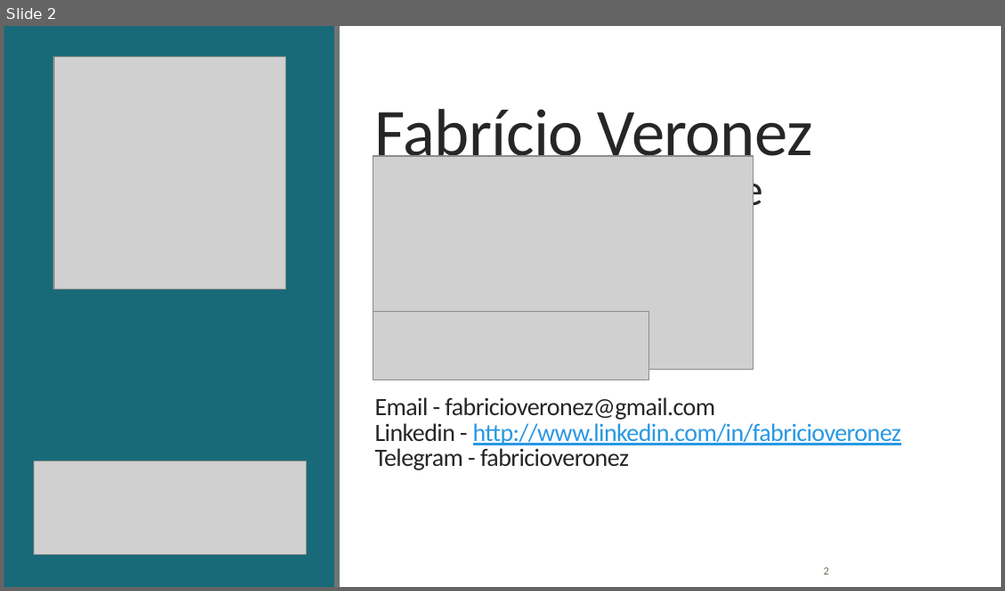
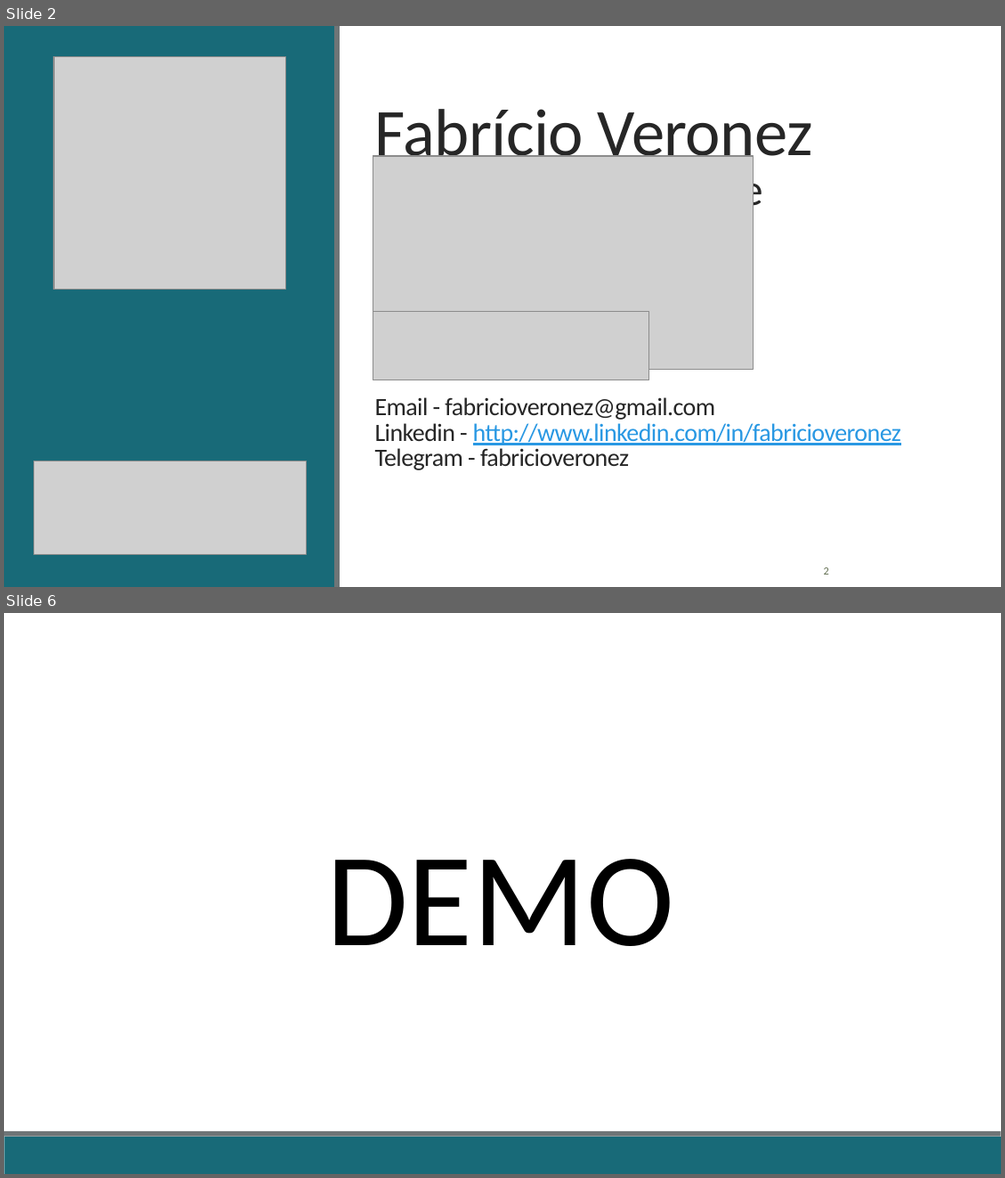
Before and after one commit to fabricioveronez/CustomVisionGlobalAI, a slide deck: docs/ApresentacaoCustomVision.pptx. Shown one above the other, each under a label of ours: slide 2 before the commit, slides 2 and 6 after it; the slides between them are not shown. The pictures are 1005x591 and 1005x1178 pixels, drawn with LibreOffice and Linux fonts; fonts in the diff are those of the drawing; grey boxes stand for pictures. Boxes give left, top, right and bottom in pixels: in the first picture for what was removed or moved away, otherwise in the second. Text is boxed around its words. In the diff, an @@ line names an element or a change of style, - is before the commit and + after.

```diff
--- a/docs/ApresentacaoCustomVision.pptx
+++ b/docs/ApresentacaoCustomVision.pptx
@@ slide 6 added at (4,613,1001,1174), background #FFFFFF @@
@@ text added at (326,859,674,946), 96 pt, text #000000 @@
+DEMO
@@ rectangle added at (4,1136,1001,1174), fill #186A78 @@
@@ rectangle added at (4,1131,1001,1136), fill #6F7577 @@
```
Also in this commit, not shown: 3 other slides added, 2 slides removed, 8 other files.
